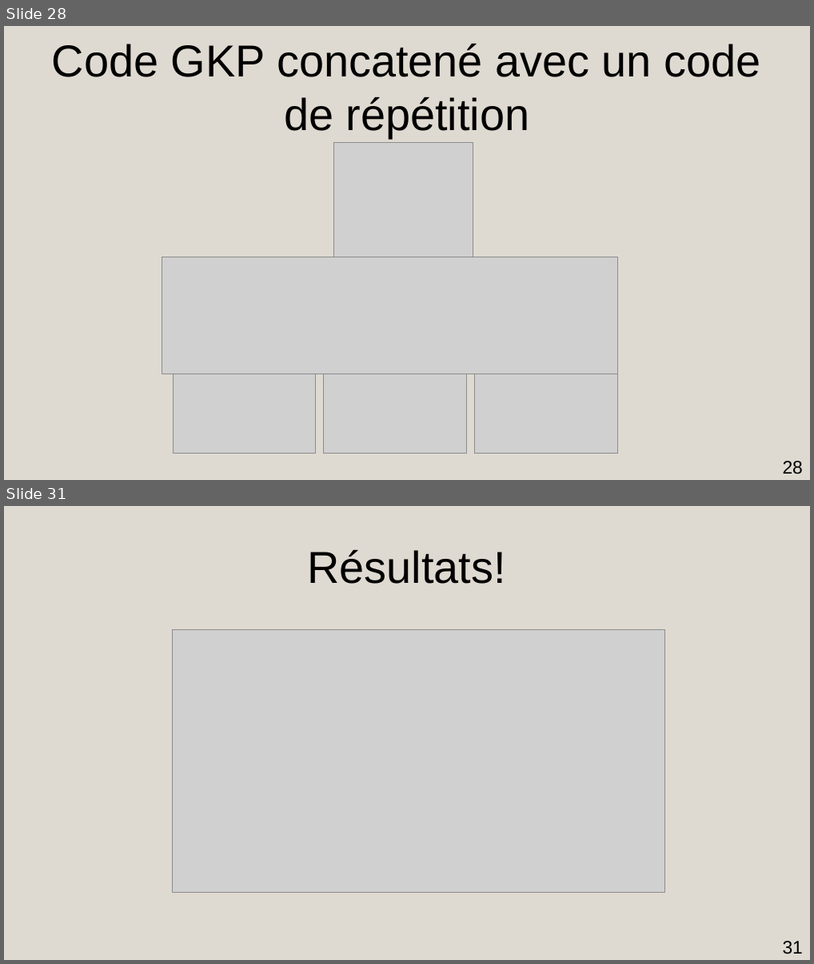
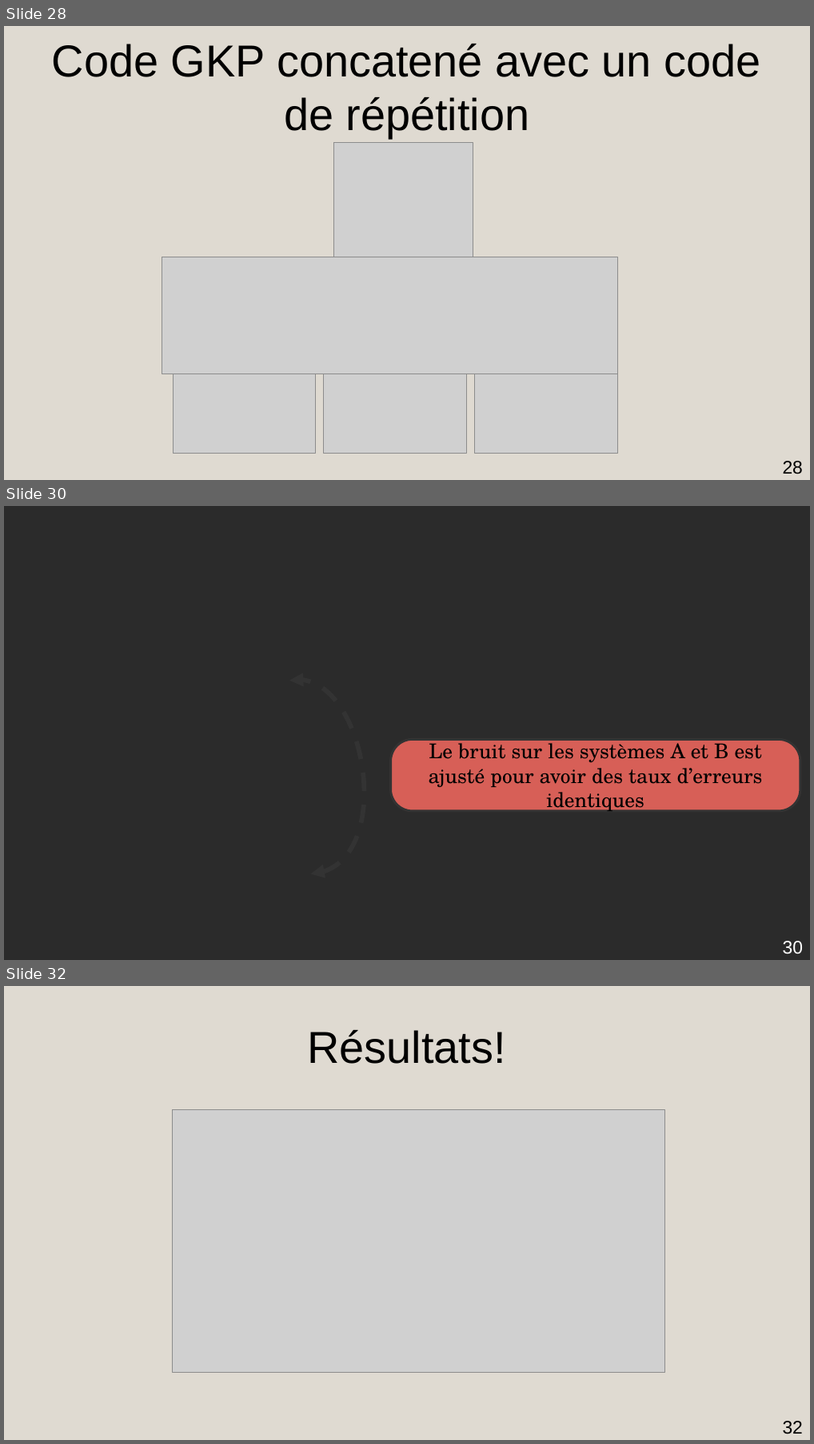
Before and after one commit to AmdaU/presentations, a slide deck: Seminaire/Seminaire.odp. Shown one above the other, each under a label of ours: slides 28 and 31 before the commit, slides 28, 30 and 32 after it; the slides between them are not shown. The pictures are 814x964 and 814x1444 pixels, drawn with LibreOffice and Linux fonts; fonts in the diff are those of the drawing; grey boxes stand for pictures; background and template pictures are left out; a plain dark background stands for a picture behind light text. Boxes give left, top, right and bottom in pixels: in the first picture for what was removed or moved away, otherwise in the second. Text is boxed around its words. In the diff, an @@ line names an element or a change of style, - is before the commit and + after.

```diff
--- a/Seminaire/Seminaire.odp
+++ b/Seminaire/Seminaire.odp
@@ slide 30 added at box(4, 506, 810, 960), background picture (left out) @@
@@ freeform shape added at box(290, 680, 362, 874), outline #333333 4.51 pt dashed @@
@@ rounded rectangle added at box(391, 740, 801, 811), fill #D75F57, outline #333333 2.3 pt, 20 pt, text #000000 @@
+Le bruit sur les systèmes A et B est ajusté pour avoir des taux d’erreurs identiques
@@ page number added at box(783, 940, 803, 954), 18 pt, text #FFFFFF @@
+30
@@ what was slide 31 is now slide 32 @@
@@ page number at box(783, 1420, 803, 1434): text changed @@
-31
+32
```
Also in this commit, not shown: 1 slide changed, 1 other slide added, 2 other files.
